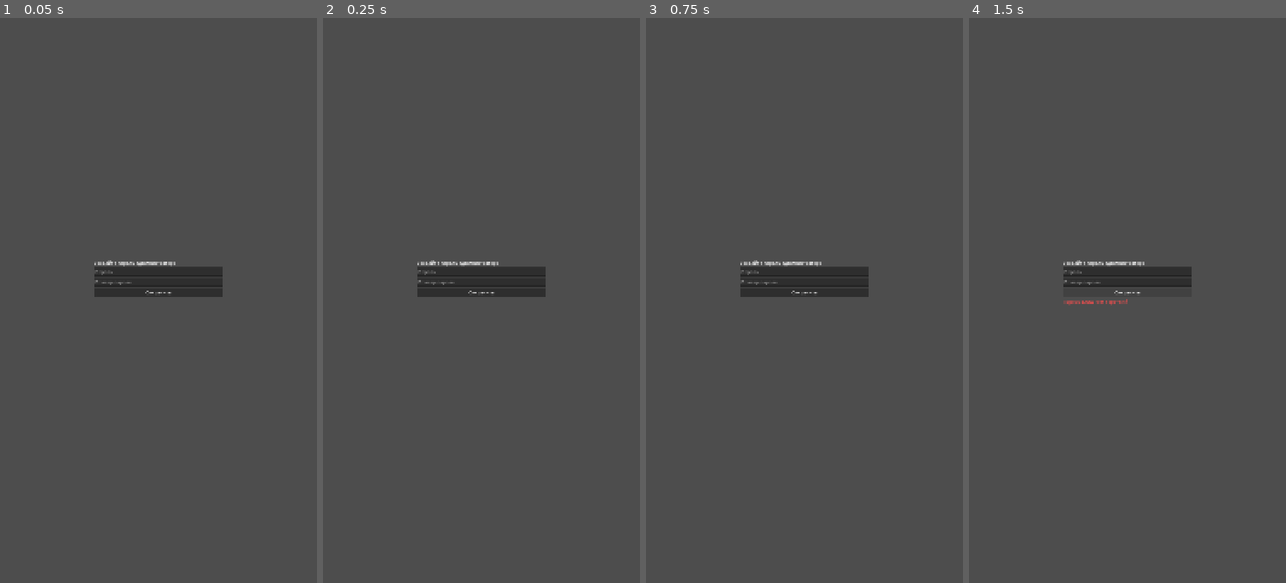
Above: before the commit, frames 1-4 (left to right).
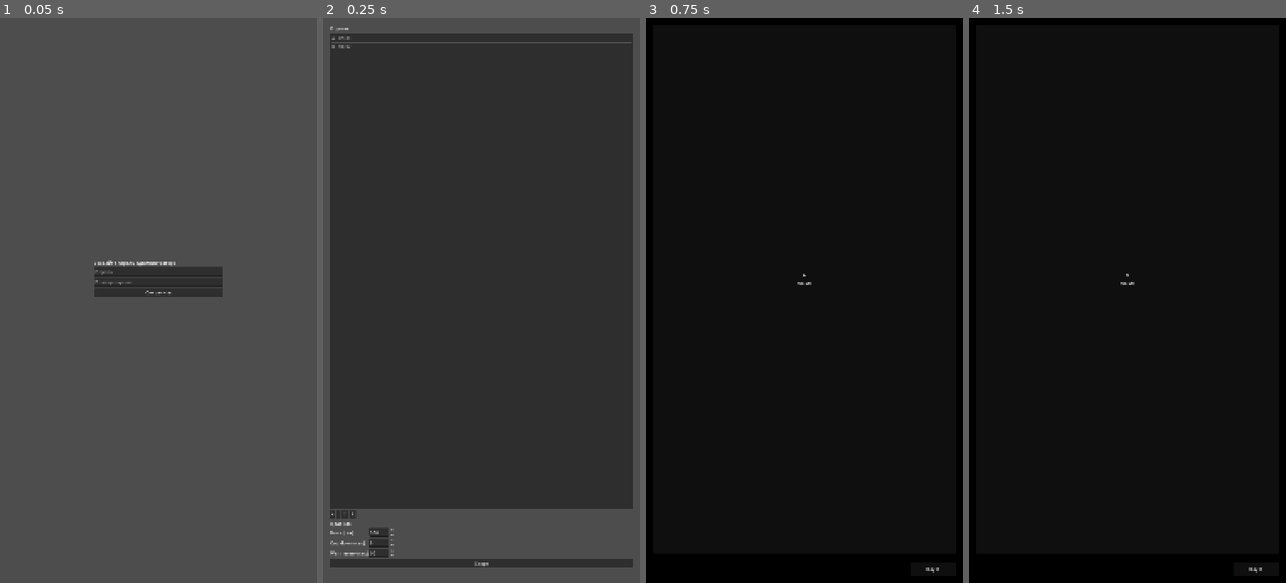
Above: after the commit, the same moments.

Repository: PhysicistLeon/turnboard-timebank
Game: Godot game, scene res://ui/Main.tscn
Same seed, same stepped clock (60 frames per second), same inputs: the game is played once before the commit and once after it.
Inputs (mouse positions are in pixels of both pictures, inside the frame that each line leads up to):
- Up to frame 1 (0.05 s): no input
- Up to frame 2 (0.25 s): no input
- Up to frame 3 (0.75 s): click (804, 566) at 0.5 s, where only the run after the commit has a clickable "Старт"
- Up to frame 4 (1.5 s): click (1127, 294) at 1.25 s, where only the run before the commit has a clickable "Сохранить"

Frame 1 is identical in both runs. In frame 2, 80% of the frame differs, in the area x 2-98%, y 1-98%; in frame 3, 100%; in frame 4, 100%, in the area x 0-100%, y 0-100%.
Error before the commit: Parse Error: Class "Logger" hides a native class. (res://infra/Logger.gd:2)

Commit message:
Remove Logger class_name to avoid native class name collision

Diff:
--- a/infra/Logger.gd
+++ b/infra/Logger.gd
@@ -1,6 +1,4 @@
 extends RefCounted
-class_name Logger
-
 var path: String = "user://logs/events.log"
 
 func ensure_dir() -> void:
